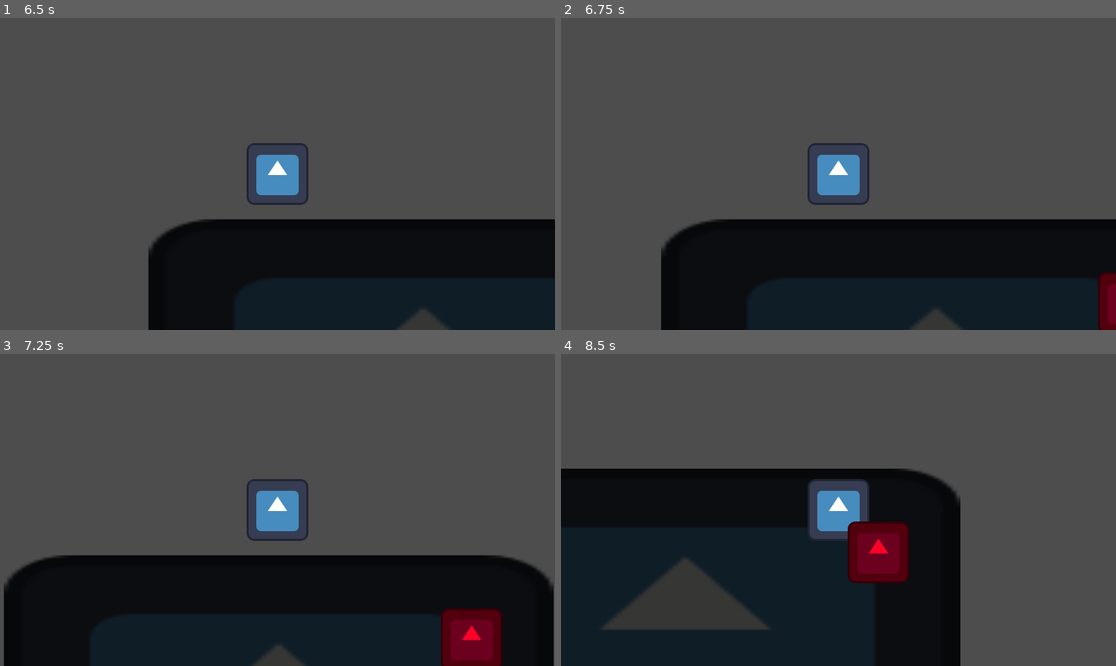
Above: before the commit, frames 1-4 (two rows, left to right).
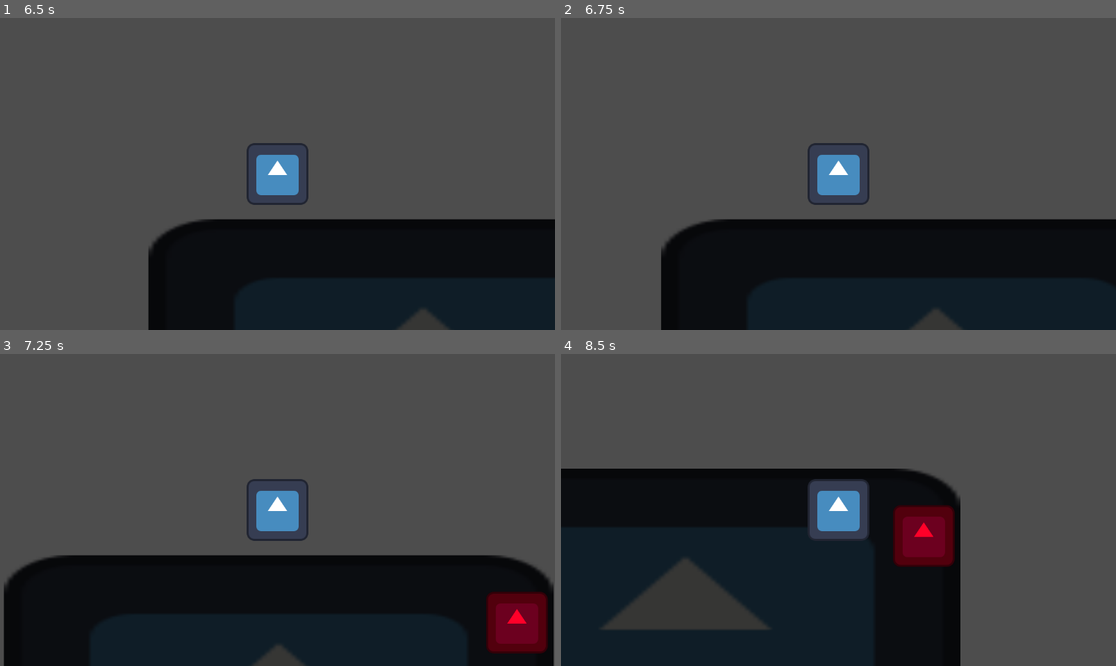
Above: after the commit, the same moments.

Repository: Rainy-Boy/GGJ_2026
Game: Godot game, scene res://Scenes/map.tscn
Two runs of this game, one before a commit and one after it. Both use one fixed random seed, a clock stepped at 60 frames per second and the inputs below. The engine's default icon, where the game draws it, is replaced by a stand-in: a white triangle on a blue panel in a dark square.
Inputs:
- Up to frame 1 (6.5 s): tap Enter at 0.5 s; hold Up (ui_up) 0.53-2.03 s; hold Left (ui_left) 2.03-3.53 s; hold Down (ui_down) 3.53-4.28 s; hold Right (ui_right) 4.28-5.03 s; hold Up (ui_up) 5.03-5.78 s; hold Right (ui_right) from 5.78 s (still down)
- Up to frame 2 (6.75 s): keep holding Right (ui_right)
- Up to frame 3 (7.25 s): keep holding Right (ui_right)
- Up to frame 4 (8.5 s): release Right (ui_right) at 8.03 s; hold Down (ui_down) from 8.03 s (still down)

Frame 1 is identical in both runs. In frame 2, 0.6% of the frame differs, in the area x 96-100%, y 81-100%; in frame 3, 3.6%; in frame 4, 3.8%, in the area x 51-71%, y 48-74%.

Commit message:
Basic zone behaviour

Diff:
--- a/ggj_2026/Scenes/map.tscn
+++ b/ggj_2026/Scenes/map.tscn
@@ -3,6 +3,7 @@
 [ext_resource type="Texture2D" uid="uid://bjabuilwucqtn" path="res://icon.svg" id="1_26yhd"]
 [ext_resource type="PackedScene" uid="uid://c4et0fw7wbhw8" path="res://Scenes/npc.tscn" id="1_ci6au"]
 [ext_resource type="PackedScene" uid="uid://buwu2n5ww13f3" path="res://Scenes/player.tscn" id="3_p3ir5"]
+[ext_resource type="PackedScene" uid="uid://djn56522hv0um" path="res://Scenes/zone.tscn" id="3_q0mm3"]
 [ext_resource type="PackedScene" uid="uid://waeo3p4ky4hq" path="res://Scenes/mask.tscn" id="4_myvm1"]
 
 [node name="Map" type="Node2D" unique_id=1897939605]
@@ -18,9 +19,13 @@
 
 [node name="Camera2D" type="Camera2D" parent="Player" unique_id=225532118]
 
+[node name="Zone" parent="." unique_id=1273698596 node_paths=PackedStringArray("npcs") instance=ExtResource("3_q0mm3")]
+position = Vector2(962, 193)
+npcs = [NodePath("../NPC")]
+
 [node name="NPC" parent="." unique_id=66833485 instance=ExtResource("1_ci6au")]
 modulate = Color(1.5174499, 0, 0.16279602, 1)
-position = Vector2(977, 168)
+position = Vector2(1071, 134)
 
 [node name="Mask" parent="." unique_id=1306960532 instance=ExtResource("4_myvm1")]
 modulate = Color(0, 0.5299214, 0.24952698, 1)
--- /dev/null
+++ b/ggj_2026/Scenes/zone.tscn
@@ -0,0 +1,19 @@
+[gd_scene format=3 uid="uid://djn56522hv0um"]
+
+[ext_resource type="Script" uid="uid://b4ce3unplecu4" path="res://Scripts/zone_behaviour.gd" id="1_4hnuj"]
+[ext_resource type="Texture2D" uid="uid://bjabuilwucqtn" path="res://icon.svg" id="1_avmra"]
+
+[sub_resource type="RectangleShape2D" id="RectangleShape2D_4hnuj"]
+size = Vector2(490, 275)
+
+[node name="Zone" type="Area2D" unique_id=1273698596]
+script = ExtResource("1_4hnuj")
+
+[node name="CollisionShape2D" type="CollisionShape2D" parent="." unique_id=435861281]
+shape = SubResource("RectangleShape2D_4hnuj")
+
+[node name="Sprite2D" type="Sprite2D" parent="." unique_id=1891328807]
+visible = false
+texture = ExtResource("1_avmra")
+
+[connection signal="body_entered" from="." to="." method="_on_body_entered"]
--- /dev/null
+++ b/ggj_2026/Scripts/zone_behaviour.gd
@@ -0,0 +1,17 @@
+extends Area2D
+
+@export var maskType: Global.Masks
+@export var npcs: Array[Node] = []
+
+func _on_body_entered(body):
+	print("Player is in the zone")
+
+	if body.name == "Player" and body.ownedMasks[maskType] == false:
+		for npc in npcs:
+			# You have to make a new tween for each instance (cringe)
+			var tween = create_tween()
+			tween.tween_property(npc, "position", body.global_position, 1.0)
+
+		if maskType == Global.Masks.GAS:
+			print("The player chocked on gas")
+			# TODO: end game screen
Not shown, added: ggj_2026/Scripts/zone_behaviour.gd.uid
